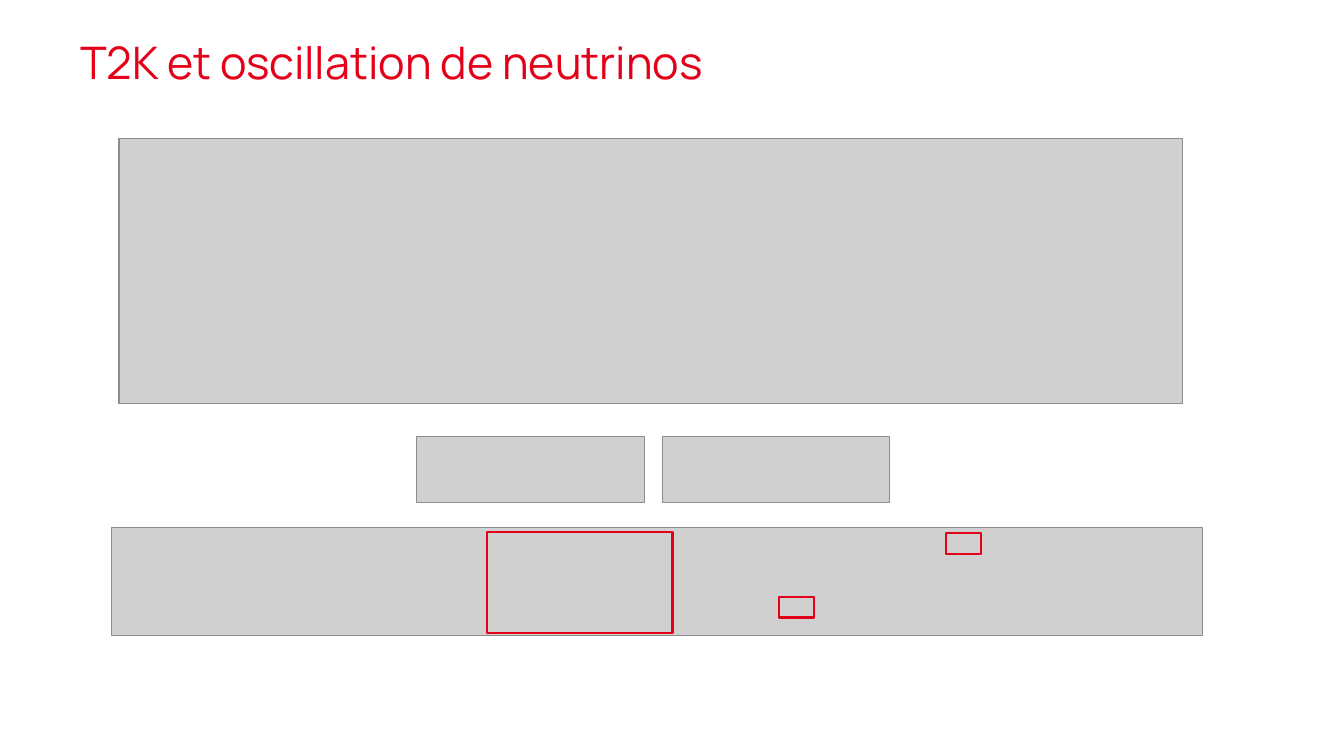
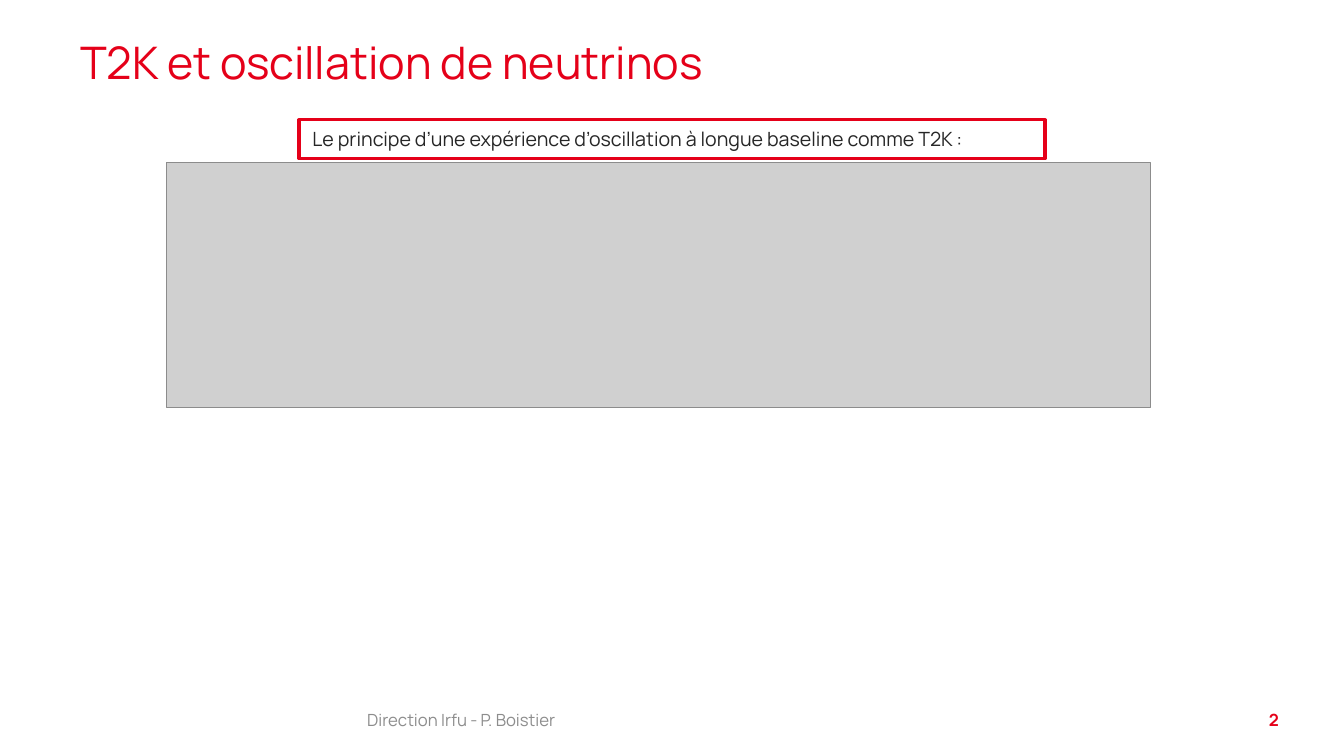
Before and after one commit to pboistier/energy-effects-T2K, a slide deck: slide 2 of doc_ext/20240619_boistier_irfu.odp. Drawn at 1344x756 pixels with LibreOffice and Linux fonts; fonts in the diff are those of the drawing; grey boxes stand for pictures; background and template pictures are left out. Boxes give left, top, right and bottom in pixels: in the first picture for what was removed or moved away, otherwise in the second. Text is boxed around its words. In the diff, an @@ line names an element or a change of style, - is before the commit and + after.

```diff
--- a/doc_ext/20240619_boistier_irfu.odp
+++ b/doc_ext/20240619_boistier_irfu.odp
@@ text added at bbox=[299, 120, 1045, 159], outline #E50019 2.3 pt, 14 pt, text #262626 @@
+Le principe d’une expérience d’oscillation à longue baseline comme T2K :
@@ picture: place and size @@
-picture at bbox=[119, 139, 1182, 403]
+picture at bbox=[166, 162, 1150, 407]
@@ picture removed at bbox=[416, 436, 644, 502] @@
@@ picture removed at bbox=[662, 436, 890, 502] @@
@@ picture removed at bbox=[111, 528, 1202, 635] @@
@@ rectangle removed at bbox=[487, 532, 672, 633] @@
@@ rectangle removed at bbox=[946, 533, 981, 553] @@
@@ rectangle removed at bbox=[779, 597, 814, 618] @@
@@ text added at bbox=[367, 714, 555, 726], 12 pt, text #8D8D8D @@
+Direction Irfu - P. Boistier
@@ page number added at bbox=[1269, 713, 1279, 726], 12 pt, text #E50019, bold @@
+2
```
Also in this commit, not shown: 12 other slides changed, 4 slides added, 1 slide removed, 3 other files.
